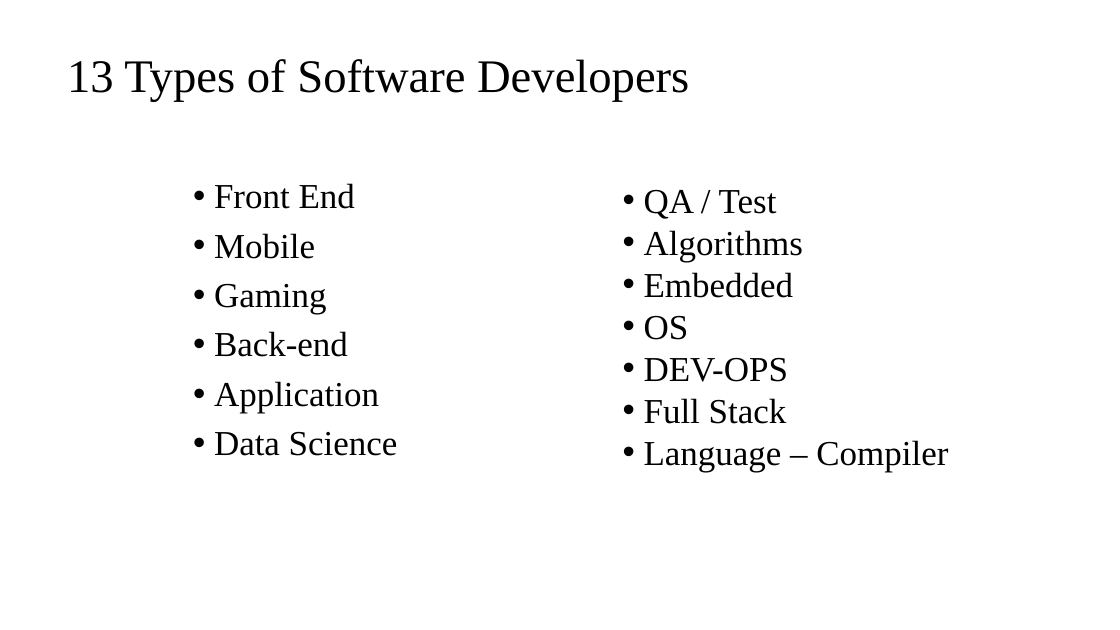
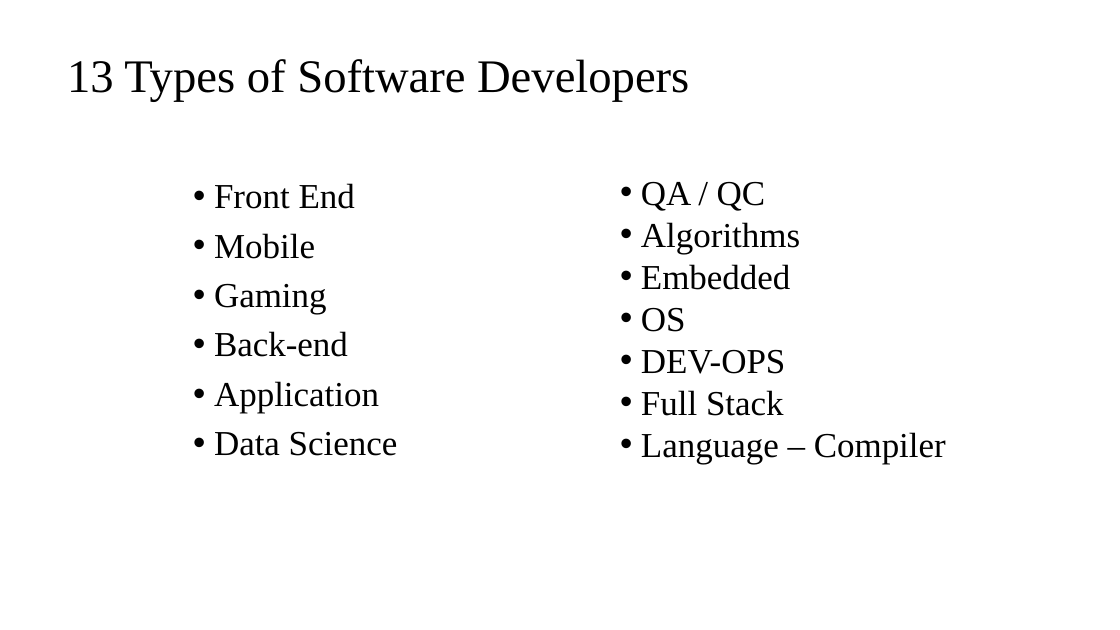
Before and after one commit to ngohungphuc/Presentation, a slide deck: slide 5 of SE.pptx. Drawn at 1120x630 pixels with LibreOffice and Linux fonts; fonts in the diff are those of the drawing. Boxes give left, top, right and bottom in pixels: in the first picture for what was removed or moved away, otherwise in the second. Text is boxed around its words. In the diff, an @@ line names an element or a change of style, - is before the commit and + after.

```diff
--- a/SE.pptx
+++ b/SE.pptx
@@ text "QA / QC": place and size @@
-text "QA / QC" at [644,190,948,472]
+text "QA / QC" at [641,182,946,464]
@@ text at [641,182,766,211]: text changed @@
-• QA / Test
+• QA / QC
```
Also in this commit, not shown: 8 other slides changed.
